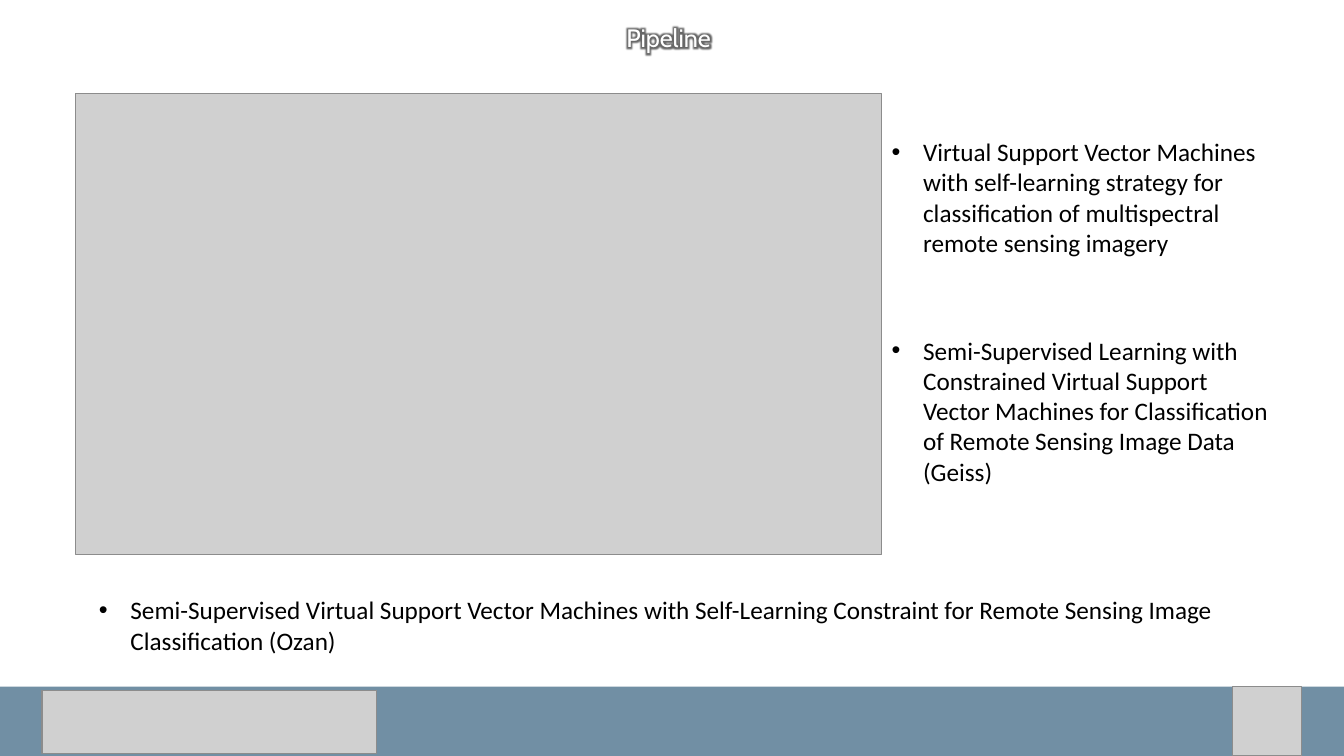
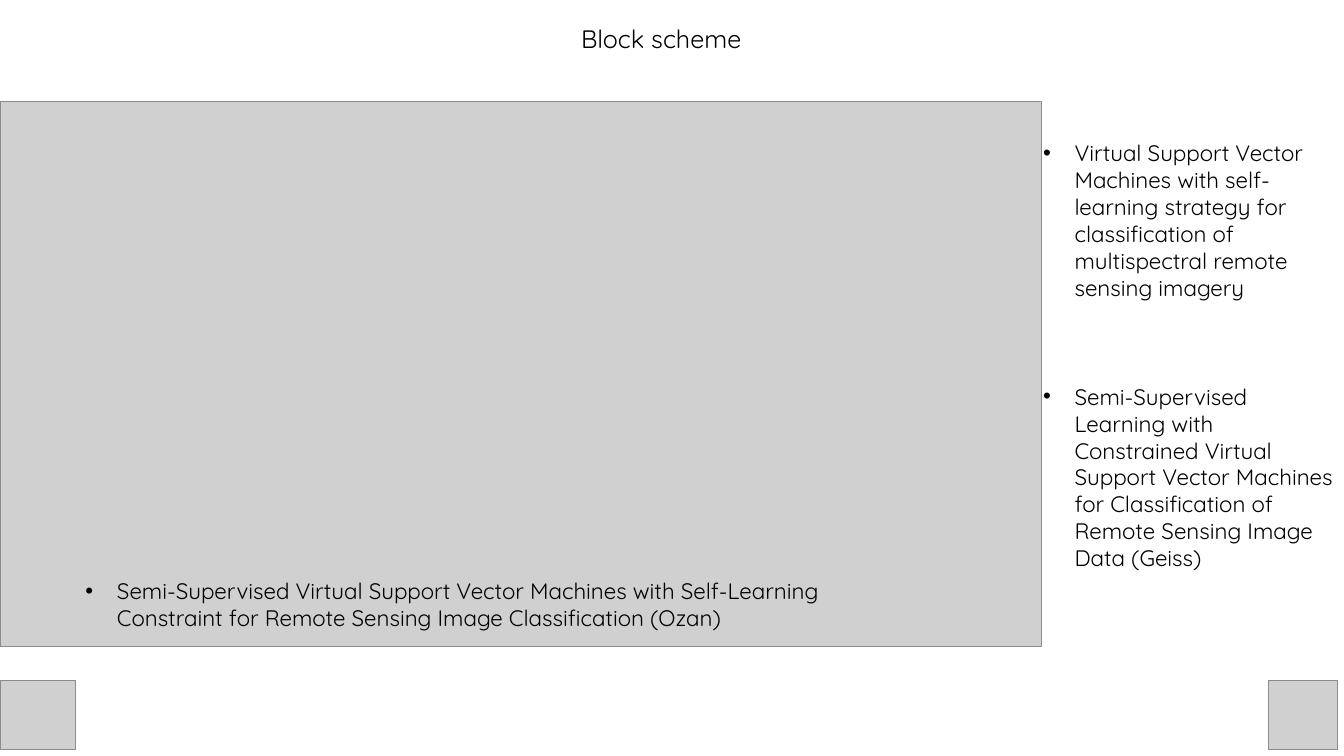
Before and after one commit to carls31/active-learning-virtual-SVM, a slide deck: slide 2 of presentation_CARLASSARA_10601118.pptx. Drawn at 1344x756 pixels with LibreOffice and Linux fonts; fonts in the diff are those of the drawing; grey boxes stand for pictures. Boxes give left, top, right and bottom in pixels: in the first picture for what was removed or moved away, otherwise in the second. Text is boxed around its words. In the diff, an @@ line names an element or a change of style, - is before the commit and + after.

```diff
--- a/presentation_CARLASSARA_10601118.pptx
+++ b/presentation_CARLASSARA_10601118.pptx
@@ text added at (581, 29, 741, 49), 18 pt, text #000000 @@
+Block scheme
@@ text removed at (626, 26, 710, 53) @@
-Pipeline
@@ picture: place and size @@
-picture at (76, 94, 882, 555)
+picture at (0, 102, 1042, 647)
@@ text "Virtual Support Vector Machines with ...": place and size @@
-text "Virtual Support Vector Machines with ..." at (923, 143, 1256, 257)
+text "Virtual Support Vector Machines with ..." at (1075, 144, 1303, 301)
@@ size 18 to 16 pt, font Calibri to Quicksand in 3 elements at (1075, 144, 1303, 301), (117, 582, 819, 631), (1075, 388, 1333, 570) @@
@@ text "Semi-Supervised Learning with Constrained Virtual ...": place and size @@
-text "Semi-Supervised Learning with Constrained Virtual ..." at (923, 342, 1268, 485)
+text "Semi-Supervised Learning with Constrained Virtual ..." at (1075, 388, 1333, 570)
@@ text "Semi-Supervised Virtual Support Vector Machines ...": place and size @@
-text "Semi-Supervised Virtual Support Vector Machines ..." at (130, 601, 1212, 654)
+text "Semi-Supervised Virtual Support Vector Machines ..." at (117, 582, 819, 631)
@@ freeform shape removed at (0, 687, 1344, 756) @@
@@ picture added at (1, 681, 76, 750) @@
@@ picture: place and size @@
-picture at (1233, 687, 1303, 756)
+picture at (1268, 681, 1338, 750)
@@ picture removed at (42, 691, 377, 754) @@
```
Also in this commit, not shown: 6 other slides changed, 4 slides added, 4 slides removed, 18 other files.
